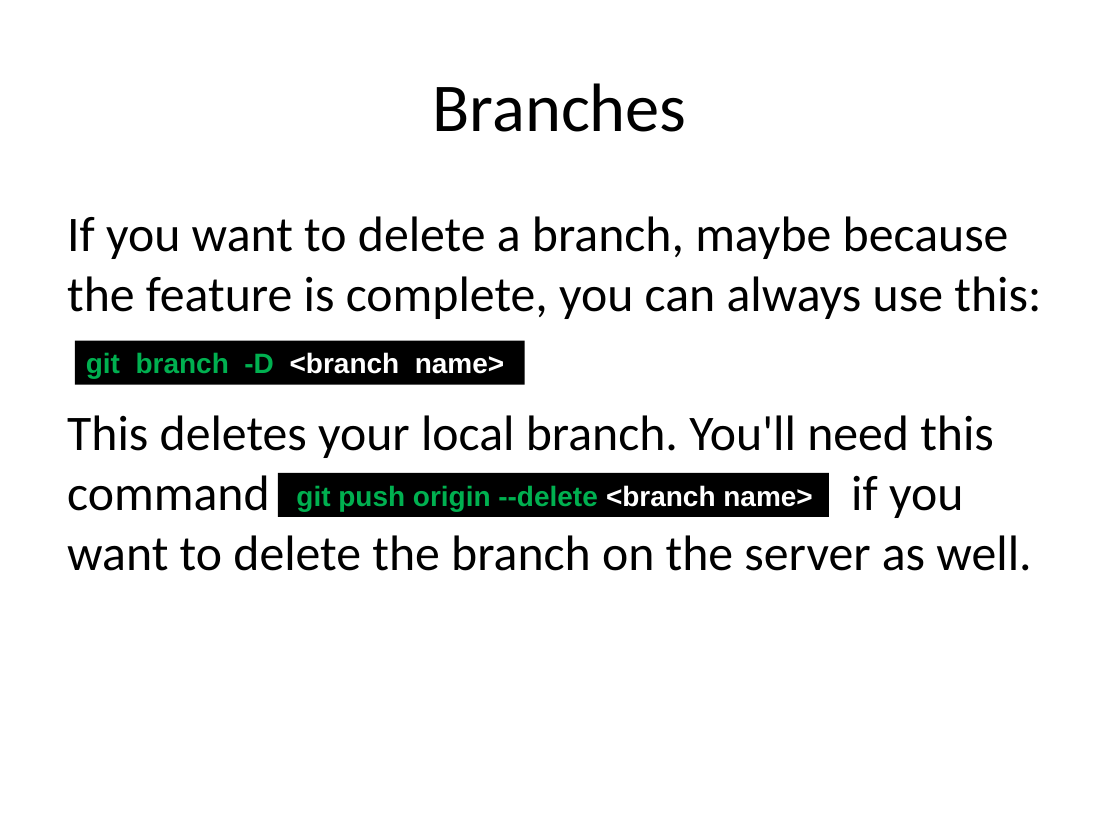
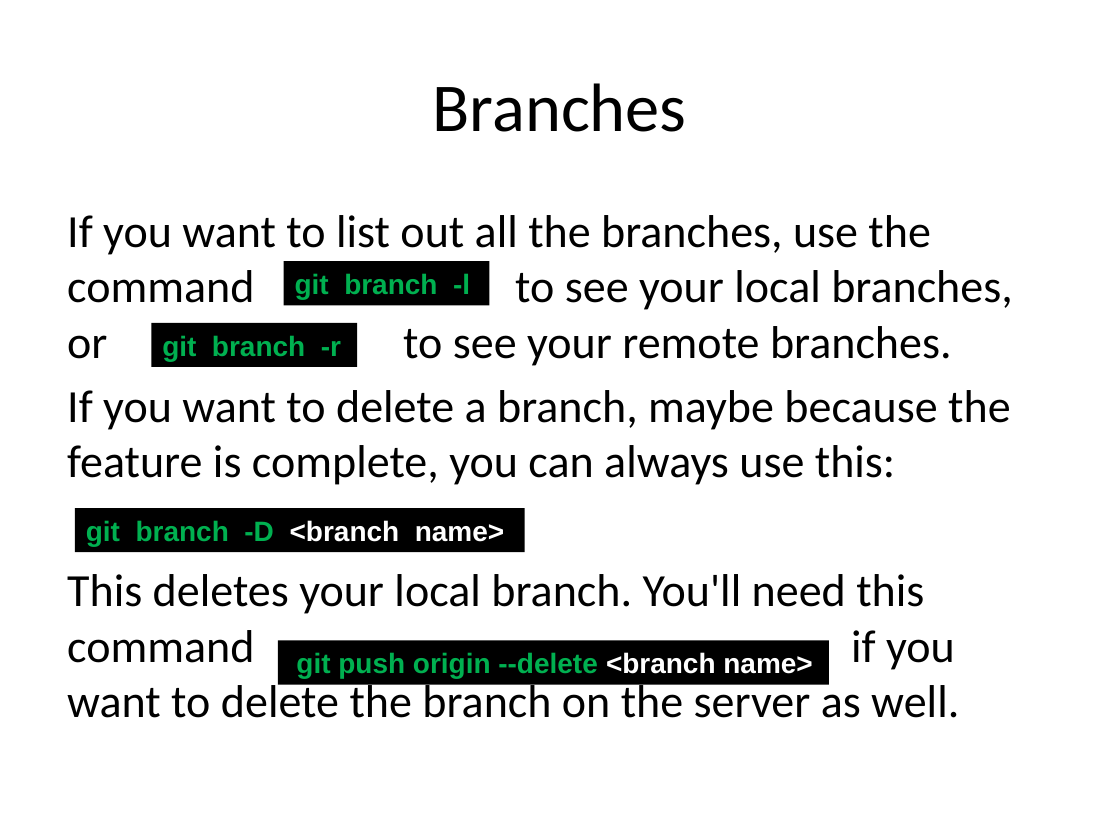
Before and after one commit to JaceTan/programming-notes, a slide deck: slide 4 of Branches.pptx. Drawn at 1120x840 pixels with LibreOffice and Linux fonts; fonts in the diff are those of the drawing. Boxes give left, top, right and bottom in pixels: in the first picture for what was removed or moved away, otherwise in the second. Text is boxed around its words. In the diff, an @@ line names an element or a change of style, - is before the commit and + after.

```diff
--- a/Branches.pptx
+++ b/Branches.pptx
@@ text at (67,215,1012,366): paragraph added @@
+If you want to list out all the branches, use the command to see your local branches, or to see your remote branches.
@@ rectangle added at (283,261,489,305), fill #000000, 18 pt, text #00B050, bold @@
+git branch -l
@@ rectangle added at (151,323,357,366), fill #000000, 18 pt, text #00B050, bold @@
+git branch -r
@@ text at (67,390,1010,718): size 32 to 29.6 pt in "If you want to delete a branch, ...", "This deletes your local branch. You'll need ..." @@
@@ rectangle "git branch -D <branch name>": place and size @@
-rectangle "git branch -D <branch name>" at (75,340,525,384)
+rectangle "git branch -D <branch name>" at (75,508,525,552)
@@ rectangle "git push origin --delete <branch ...": place and size @@
-rectangle "git push origin --delete <branch ..." at (278,473,829,516)
+rectangle "git push origin --delete <branch ..." at (278,641,829,684)
```
Also in this commit, not shown: 2 other files.
